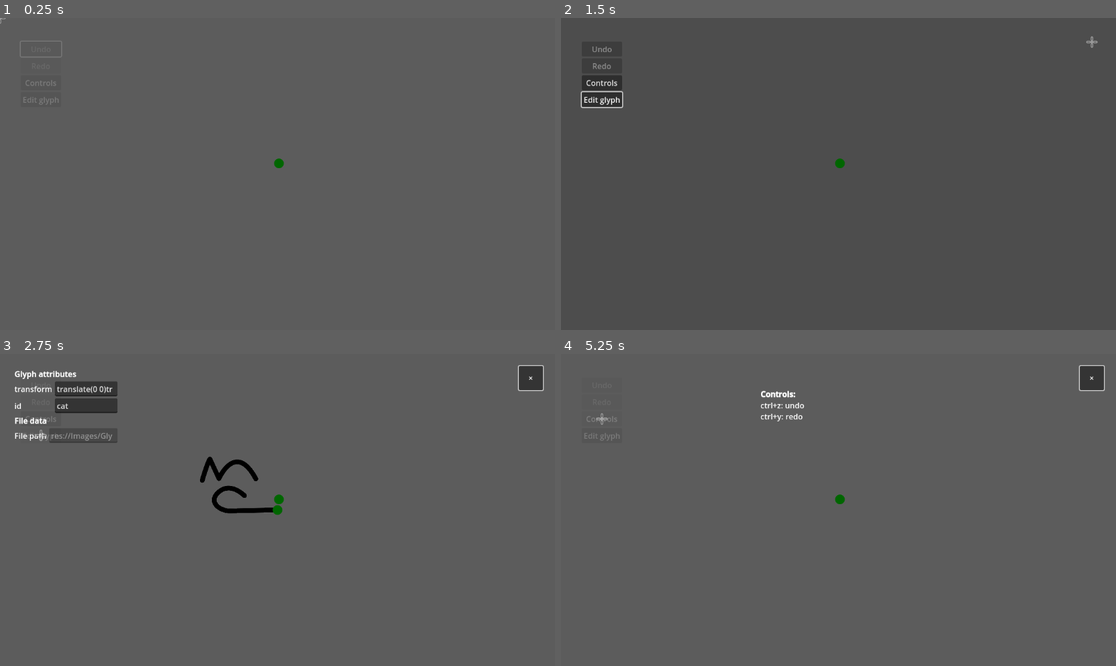
Above: before the commit, frames 1-4 (two rows, left to right).
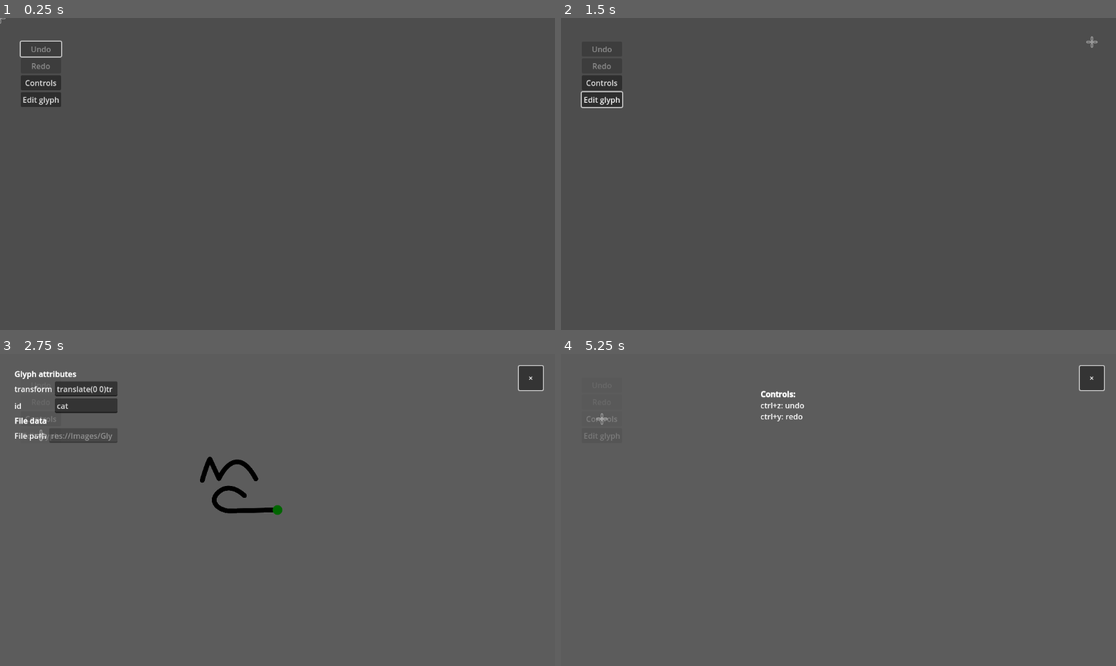
Above: after the commit, the same moments.

Repository: Ists-Cilveks/UNLWS-Renderer
Game: Godot game, scene res://Scripts/unlws_editor.tscn
Same seed, same stepped clock (60 frames per second), same inputs: the game is played once before the commit and once after it.
Inputs:
- Up to frame 1 (0.25 s): no input
- Up to frame 2 (1.5 s): click "Edit glyph" at 0.5 s; click "×" at 1.25 s
- Up to frame 3 (2.75 s): click "Edit glyph" at 2 s
- Up to frame 4 (5.25 s): click "×" at 2.75 s; click "Edit glyph" at 3.5 s; click "×" at 4.25 s; click "Controls" at 5 s

The runs differ from the first frame. In frame 1, 1.4% of the frame differs, in the area x 3-52%, y 7-49%; in frame 2, less than 0.1%; in frame 3, less than 0.1%; in frame 4, less than 0.1%.

Commit message:
improve popups slightly

Diff:
--- a/Scripts/Popups/controls_info.tscn
+++ b/Scripts/Popups/controls_info.tscn
@@ -3,6 +3,13 @@
 [ext_resource type="PackedScene" uid="uid://cygnq37lffaup" path="res://Scripts/Popups/popup.tscn" id="1_cacc3"]
 
 [node name="ControlsInfo" instance=ExtResource("1_cacc3")]
+anchors_preset = 15
+anchor_right = 1.0
+anchor_bottom = 1.0
+offset_right = 0.0
+offset_bottom = 0.0
+grow_horizontal = 2
+grow_vertical = 2
 
 [node name="Text" type="RichTextLabel" parent="Container" index="1"]
 layout_mode = 1
--- a/Scripts/Popups/glyph_editor.tscn
+++ b/Scripts/Popups/glyph_editor.tscn
@@ -8,6 +8,13 @@
 [ext_resource type="LabelSettings" uid="uid://pqgvl8pp1tfe" path="res://Styles/bold_label.tres" id="4_tun3w"]
 
 [node name="GlyphEditor" instance=ExtResource("1_a8lgy")]
+anchors_preset = 15
+anchor_right = 1.0
+anchor_bottom = 1.0
+offset_right = 0.0
+offset_bottom = 0.0
+grow_horizontal = 2
+grow_vertical = 2
 
 [node name="Container" parent="." index="0"]
 script = ExtResource("2_t62nn")
--- a/Scripts/Popups/popup.gd
+++ b/Scripts/Popups/popup.gd
@@ -13,3 +13,4 @@
 func remove():
 	Event_Bus.popup_closing.emit(self)
 	Focus_Handler.pop()
+	# TODO: un-hide the mouse cursor if it was hidden on a lower layer (and remember to re-hide it)
--- a/Scripts/Popups/popup.tscn
+++ b/Scripts/Popups/popup.tscn
@@ -5,9 +5,11 @@
 [node name="Popup" type="Control"]
 z_index = 50
 layout_mode = 3
-anchors_preset = 0
-offset_right = 1152.0
-offset_bottom = 648.0
+anchors_preset = 15
+anchor_right = 1.0
+anchor_bottom = 1.0
+grow_horizontal = 2
+grow_vertical = 2
 script = ExtResource("1_nwkt5")
 
 [node name="Container" type="Control" parent="."]
--- a/Scripts/UI/selected_glyphs.gd
+++ b/Scripts/UI/selected_glyphs.gd
@@ -8,7 +8,7 @@
 var is_selecting_glyphs = false
 
 # Track the mouse position
-func _input(event):
+func _unhandled_input(event):
 	if event is InputEventMouseMotion:
 		position = get_global_mouse_position()
 
--- a/Scripts/UI/ui_layer.tscn
+++ b/Scripts/UI/ui_layer.tscn
@@ -11,7 +11,6 @@
 [ext_resource type="Script" path="res://Scripts/Popups/edit_glyph_button.gd" id="6_g0okt"]
 [ext_resource type="Script" path="res://Scripts/UI/redo_button.gd" id="6_lcx2g"]
 [ext_resource type="Script" path="res://Scripts/Popups/popup_container.gd" id="7_rdghn"]
-[ext_resource type="PackedScene" uid="uid://b744yx6d1y0pg" path="res://Scripts/Glyphs/binding_point.tscn" id="12_cqd03"]
 
 [node name="UILayer" type="CanvasLayer"]
 script = ExtResource("1_yd5ga")
@@ -67,20 +66,15 @@
 script = ExtResource("3_xfvli")
 
 [node name="PopupContainer" type="ColorRect" parent="."]
+visible = false
 z_index = 14
 anchors_preset = 15
 anchor_right = 1.0
 anchor_bottom = 1.0
 grow_horizontal = 2
 grow_vertical = 2
-mouse_filter = 2
 color = Color(0.376471, 0.376471, 0.376471, 0.792157)
 script = ExtResource("7_rdghn")
-
-[node name="BindingPoint" parent="." instance=ExtResource("12_cqd03")]
-z_index = 100
-position = Vector2(579, 302)
-scale = Vector2(10, 10)
 
 [node name="Mouse" type="Node2D" parent="."]
 z_index = 100
Not shown: 1 places in Scripts/UI/ui_layer.tscn that only renumber resources
